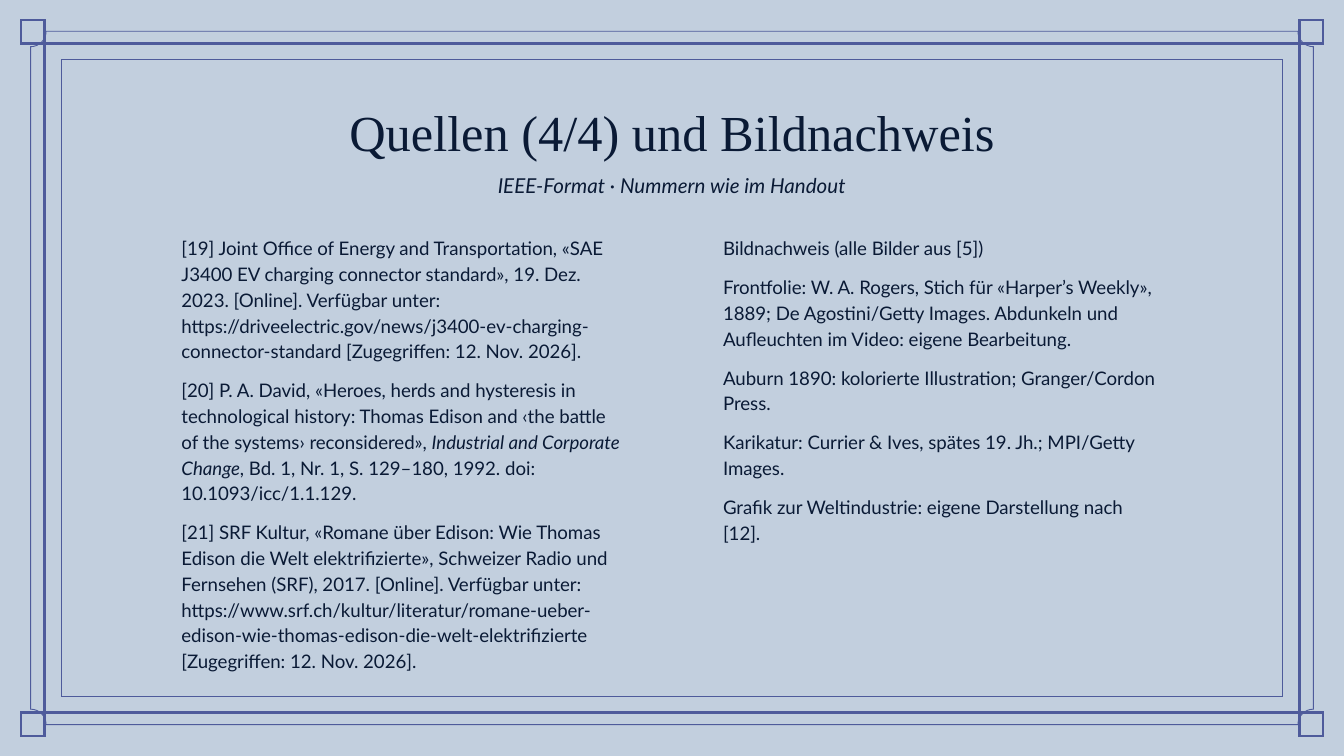
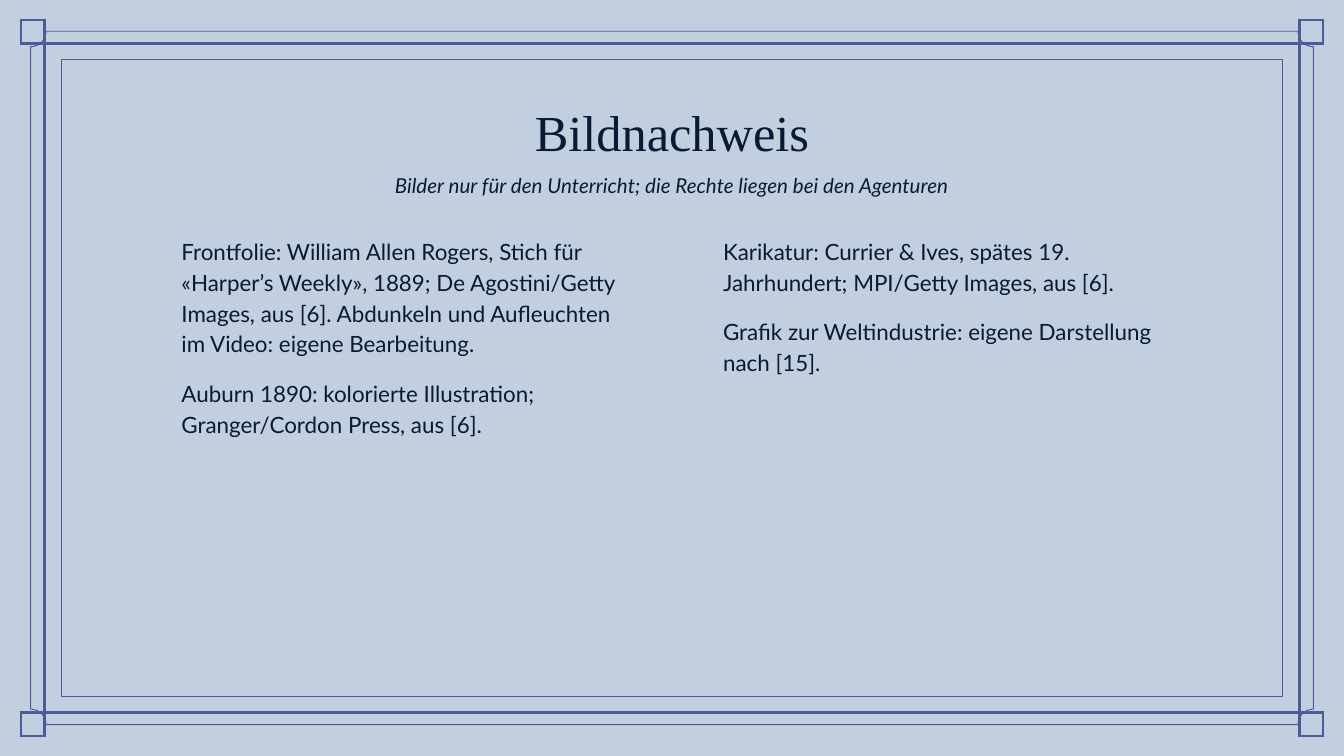
Before and after one commit to simonbruder-hub/Edison_vs_Westinghouse, a slide deck: slide 22 of abgabe/Praesentation_Stromkrieg_Bruder.pptx (slide 21 before the commit). Drawn at 1344x756 pixels with LibreOffice and Linux fonts; fonts in the diff are those of the drawing; background and template pictures are left out. Boxes give left, top, right and bottom in pixels: in the first picture for what was removed or moved away, otherwise in the second. Text is boxed around its words. In the diff, an @@ line names an element or a change of style, - is before the commit and + after.

```diff
--- a/abgabe/Praesentation_Stromkrieg_Bruder.pptx
+++ b/abgabe/Praesentation_Stromkrieg_Bruder.pptx
@@ title at [535,116,809,152]: text changed @@
-Quellen (4/4) und Bildnachweis
+Bildnachweis
@@ text at [395,178,948,197]: text changed @@
-IEEE-Format · Nummern wie im Handout
+Bilder nur für den Unterricht; die Rechte liegen bei den Agenturen
@@ subtitle at [181,243,615,437]: text changed; size 10 to 12 pt @@
-[19] Joint Office of Energy and Transportation, «SAE J3400 EV charging connector standard», 19. Dez. 2023. [Online]. Verfügbar unter: https://driveelectric.gov/news/j3400-ev-charging-connector-standard [Zugegriffen: 12. Nov. 2026].
-[20] P. A. David, «Heroes, herds and hysteresis in technological history: Thomas Edison and ‹the battle of the systems› reconsidered», Industrial and Corporate Change, Bd. 1, Nr. 1, S. 129–180, 1992. doi: 10.1093/icc/1.1.129.
-[21] SRF Kultur, «Romane über Edison: Wie Thomas Edison die Welt elektrifizierte», Schweizer Radio und Fernsehen (SRF), 2017. [Online]. Verfügbar unter: https://www.srf.ch/kultur/literatur/romane-ueber-edison-wie-thomas-edison-die-welt-elektrifizierte [Zugegriffen: 12. Nov. 2026].
+Frontfolie: William Allen Rogers, Stich für «Harper’s Weekly», 1889; De Agostini/Getty Images, aus [6]. Abdunkeln und Aufleuchten im Video: eigene Bearbeitung.
+Auburn 1890: kolorierte Illustration; Granger/Cordon Press, aus [6].
@@ subtitle at [723,243,1152,375]: text changed; size 10 to 12 pt @@
-Bildnachweis (alle Bilder aus [5])
-Frontfolie: W. A. Rogers, Stich für «Harper’s Weekly», 1889; De Agostini/Getty Images. Abdunkeln und Aufleuchten im Video: eigene Bearbeitung.
-Auburn 1890: kolorierte Illustration; Granger/Cordon Press.
-Karikatur: Currier & Ives, spätes 19. Jh.; MPI/Getty Images.
-Grafik zur Weltindustrie: eigene Darstellung nach [12].
+Karikatur: Currier & Ives, spätes 19. Jahrhundert; MPI/Getty Images, aus [6].
+Grafik zur Weltindustrie: eigene Darstellung nach [15].
```
Also in this commit, not shown: 16 other slides changed, 3 slides added, 2 slides removed, 16 other files.
